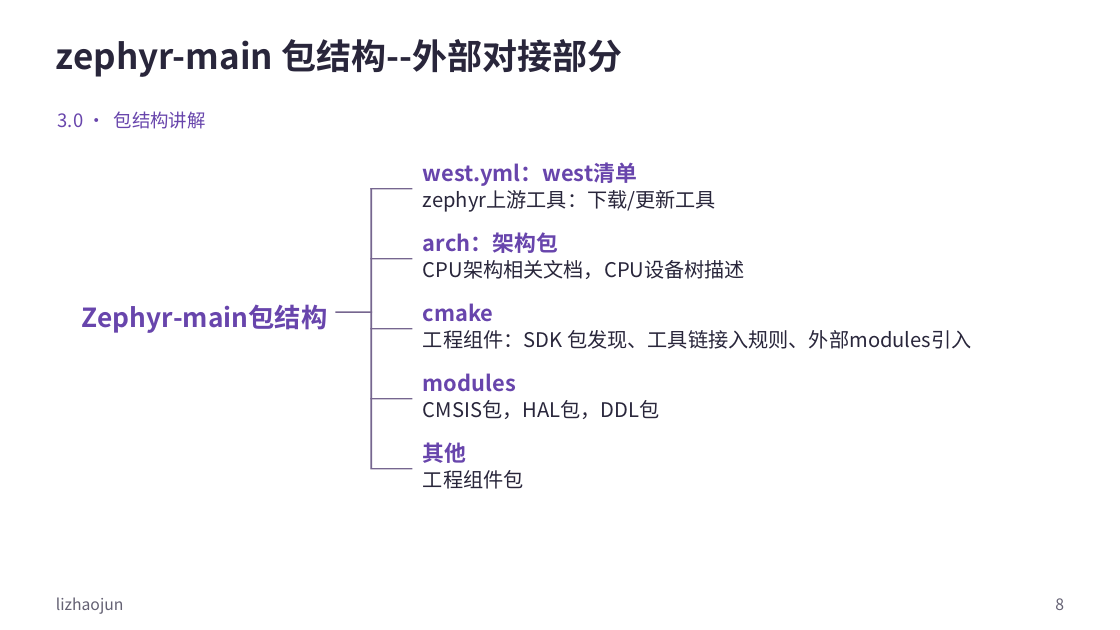
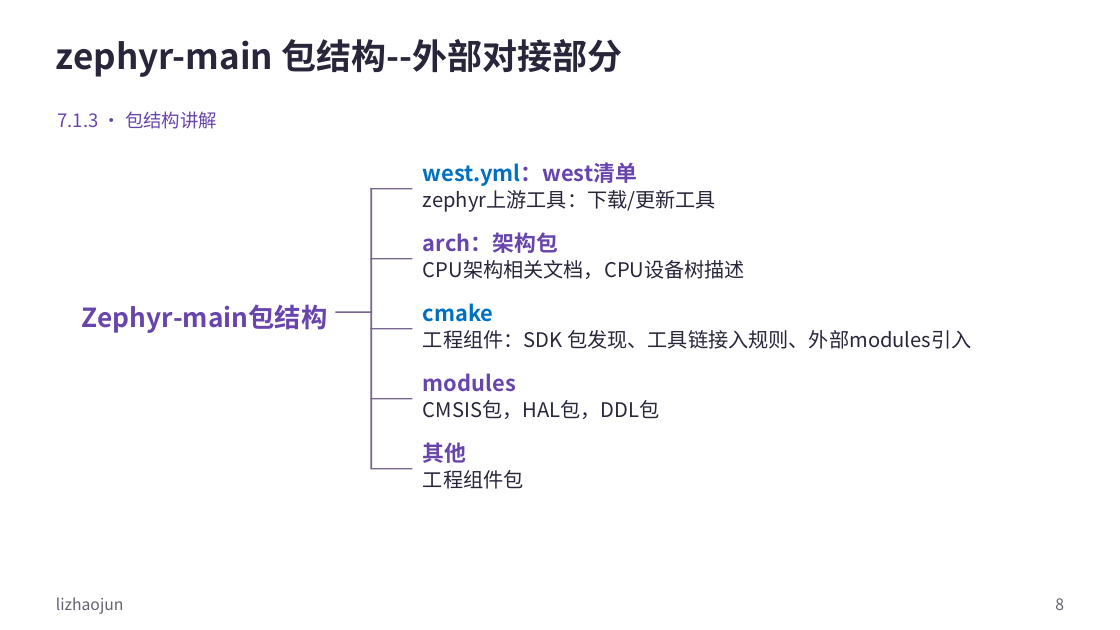
Before and after one commit to FormingSystem/zephyr_hc32f4a0, a slide deck: slide 8 of learning/P01_zephyr_make_project/slides/P007_Zephyr应用构建_Windows.pptx. Drawn at 1120x630 pixels with LibreOffice and Linux fonts; fonts in the diff are those of the drawing. Boxes give left, top, right and bottom in pixels: in the first picture for what was removed or moved away, otherwise in the second. Text is boxed around its words. In the diff, an @@ line names an element or a change of style, - is before the commit and + after.

Commit message:
content(learning/application-build): 统一Zephyr应用构建的图文标色
- 使应用入口、源码目录、构建参数和命令各有对应颜色，校正包结构页的正文定位并保留构建流程。
- 正式 PPT 与可重建原生源同步，保留封面、媒体、批注和非正文页脚署名。

```diff
--- a/learning/P01_zephyr_make_project/slides/P007_Zephyr应用构建_Windows.pptx
+++ b/learning/P01_zephyr_make_project/slides/P007_Zephyr应用构建_Windows.pptx
@@ text at <box>58,111,217,129</box>: text changed @@
-3.0 · 包结构讲解
+7.1.3 · 包结构讲解
@@ text "west.yml：west清单" at <box>423,162,637,186</box>: text colour #6845AC to #0070C0 in "west.yml：west清单" @@
@@ text "cmake" at <box>423,303,494,322</box>: text colour #6845AC to #0070C0 @@
```
Also in this commit, not shown: 11 other slides changed, 17 other files.
